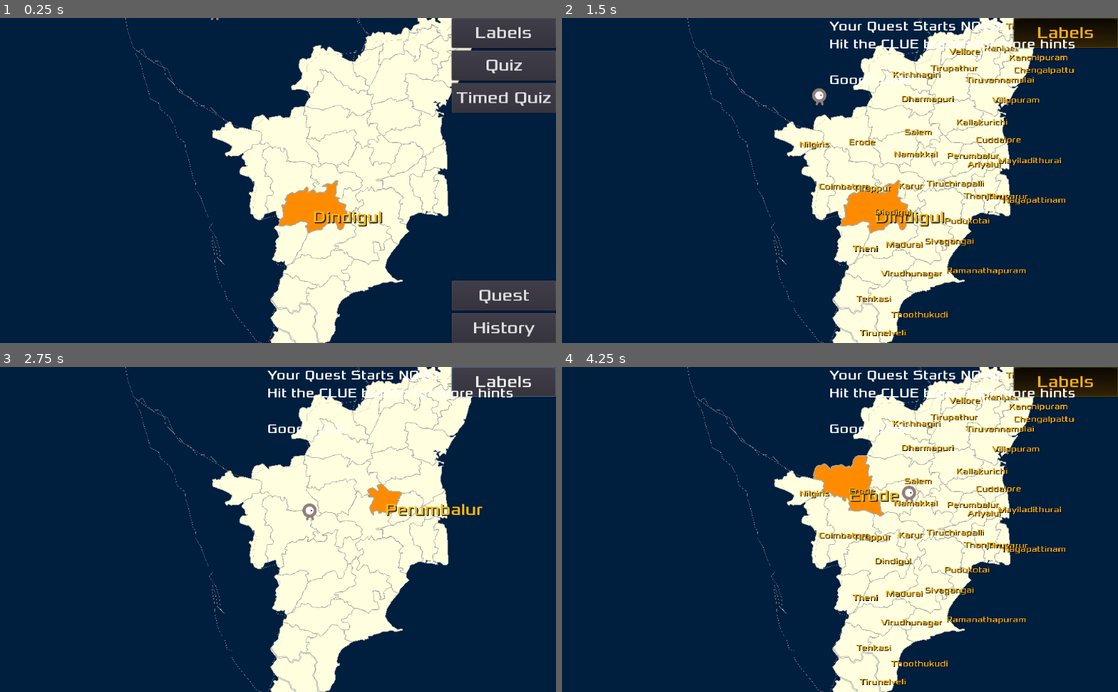
Above: before the commit, frames 1-4 (two rows, left to right).
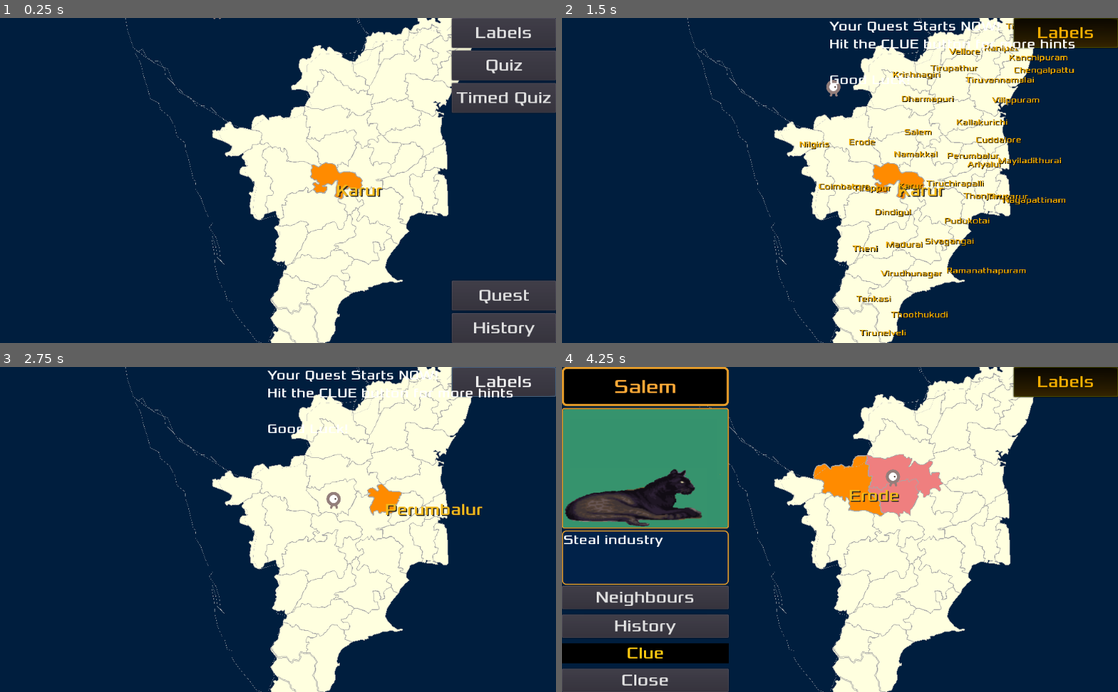
Above: after the commit, the same moments.

Repository: sharun-s/godot-tn
Game: Godot game, scene res://Node2D.tscn
Same seed, same stepped clock (60 frames per second), same inputs: the game is played once before the commit and once after it.
Inputs (mouse positions are in pixels of both pictures, inside the frame that each line leads up to):
- Up to frame 1 (0.25 s): no input
- Up to frame 2 (1.5 s): click "Quest" at 0.5 s; click "Labels" at 1.25 s
- Up to frame 3 (2.75 s): tap Enter at 2 s; drag from (389, 490) to (433, 393) at 2.02 s
- Up to frame 4 (4.25 s): drag from (995, 393) to (873, 510) at 2.77 s; move the mouse to (1023, 367) at 3.52 s; hold Right (ui_right) from 3.53 s (still down); tap Backspace at 3.6 s; click (1023, 367) at 3.67 s

The runs differ from the first frame. In frame 1, 2.1% of the frame differs, in the area x 37-69%, y 0-67%; in frame 2, 2.2%; in frame 3, 0.2%; in frame 4, 30%, in the area x 0-93%, y 0-100%.

Commit message:
Neighbours can be turned on off bug fix in prev commit in get_history current_year should have been cur_year

Diff:
--- a/InfoCenter.gd
+++ b/InfoCenter.gd
@@ -181,6 +181,7 @@
 	n.clear()
 	historytext=hist
 	n=neighbours
+	$VBoxContainer2/MarginContainer/Neighbours.pressed=false
 	$VBoxContainer/NameBox.text=district
 	$VBoxContainer/PanelContainer/imgbox.texture=dummyimg[int(rand_range(0, dummyimg.size()))]
 	if mode==state.NEW_QUEST:
--- a/InfoCenter.tscn
+++ b/InfoCenter.tscn
@@ -51,6 +51,19 @@
 [sub_resource type="DynamicFont" id=5]
 size = 24
 font_data = ExtResource( 2 )
+
+[sub_resource type="StyleBoxFlat" id=8]
+bg_color = Color( 0.47451, 0.913725, 0.647059, 1 )
+border_width_left = 10
+border_width_top = 10
+border_width_right = 10
+border_width_bottom = 10
+border_color = Color( 0.0823529, 0.552941, 0.4, 1 )
+border_blend = true
+corner_radius_top_left = 30
+corner_radius_top_right = 30
+corner_radius_bottom_right = 30
+corner_radius_bottom_left = 30
 
 [sub_resource type="DynamicFont" id=6]
 size = 30
@@ -137,7 +150,10 @@
 margin_bottom = 43.0
 size_flags_horizontal = 3
 size_flags_vertical = 3
+custom_styles/pressed = SubResource( 8 )
 custom_fonts/font = SubResource( 6 )
+custom_colors/font_color_pressed = Color( 0.0235294, 0.423529, 0.0235294, 1 )
+toggle_mode = true
 text = "Neighbours"
 
 [node name="history" type="Button" parent="VBoxContainer2/MarginContainer"]
@@ -171,6 +187,7 @@
 text = "Close"
 
 [connection signal="pressed" from="VBoxContainer2/MarginContainer/Neighbours" to="." method="_on_Neighbours_pressed"]
+[connection signal="toggled" from="VBoxContainer2/MarginContainer/Neighbours" to="." method="_on_Neighbours_toggled"]
 [connection signal="pressed" from="VBoxContainer2/MarginContainer/history" to="." method="_on_history_pressed"]
 [connection signal="pressed" from="VBoxContainer2/MarginContainer/clue" to="." method="_on_clue_pressed"]
 [connection signal="pressed" from="VBoxContainer2/MarginContainer/Back" to="." method="_on_Back_pressed"]
--- a/TN.gd
+++ b/TN.gd
@@ -100,7 +100,7 @@
 var deselect_color:=Color.lightyellow#Color("eeffcc88")
 var selected_color_right:=Color.lightgreen
 var selected_color_wrong:=Color.lightcoral
-var district_label_text_color:=Color('f6b016')
+var district_label_text_color:=Color('f6b000')
 var border_color=Color.darkgray#.black#Color.firebrick
 var border_width:=1
 var border_width_highlight:=5
@@ -224,11 +224,12 @@
 	addstateborder(keralaborder)
 	addstateborder(kaborder)
 	addstateborder(apborder)
+	var randstartidx=rng.randi_range(0,d.size()-1)
+	var startat = d.keys()[randstartidx]
 	$Camera2D.position=get_node('Dindigul').position
 	$Camera2D.zoom=Vector2(2.85, 2.85)
 	$Label.rect_scale=$Camera2D.zoom
-	path.append('Dindigul')
-
+	path.append(startat)
 
 var dhistory=[{
 	Salem=[['Salem', 'Dharmapuri', 'Namakkal', 'Krishnagiri'],Color.mediumspringgreen],
@@ -454,8 +455,7 @@
 	poly.color=selected_color
 	#selected_district_border_pts=PoolVector2Array(poly.polygon)
 	if show_neighbours:
-		var oa=sd.get_overlapping_areas()		#get_tree().set_group("dlabels", "visible", false)
-		#wait for set completion
+		var oa=sd.get_overlapping_areas()
 		var tmp=$Timer.wait_time
 		$Timer.start(.3)
 		yield($Timer, 'timeout')
@@ -472,6 +472,7 @@
 
 func deselect():
 	for district in d.keys():
+		get_node('lbl'+district).visible=false
 		get_node(district).get_child(0).color=deselect_color
 var cache={}
 func _draw():
@@ -838,7 +839,7 @@
 		if cur_year>=len(years):
 			histcache[dd]=text
 			return text
-		if dd in dhistory[current_year]:
+		if dd in dhistory[cur_year]:
 			if cur_year==0:
 				text='Created in ' + years[cur_year] +'\n'
 			else:
@@ -861,7 +862,7 @@
 		$HUD/Timed.hide()
 		$HUD/Learn.hide()
 		$HUD/Score.text='Your Quest Starts NOW!\nHit the CLUE button for more hints\n\nGood Luck!'
-		$HUD/Grid.reload(selected_district, neighbours(selected_district),get_history(selected_district), 0)
+		$HUD/Grid.reload(selected_district, neighbours(selected_district), get_history(selected_district), 0)
 		quest_in_progress=true
 		$HUD/Quest.hide()
 
@@ -878,10 +879,9 @@
 func _on_Gopal_hit(district):
 	if quest_in_progress:
 		$HUD/Score.text=''
-		$HUD/Grid.reload(district, neighbours(district),get_history(district), 1)
+		$HUD/Grid.reload(district, neighbours(district), get_history(district), 1)
 	else:
-		$HUD/Grid.reload(district, neighbours(district),get_history(district), 2) # non quest just show info without clue
-	get_history(district)
+		$HUD/Grid.reload(district, neighbours(district), get_history(district), 2) # non quest just show info without clue
 
 func _on_quest_over(turnstaken, cluessolved):
 	$HUD/Grid.hide()
@@ -896,7 +896,14 @@
 	get_node(d).get_child(0).color=selected_color_wrong
 
 func _on_Grid_show_neighbours(show):
-	for i in neighbours(selected_district):
-		get_node('lbl'+i).visible=true
-		get_node(i).get_child(0).color=deselect_color.blend("aa66aa22")
-	update()
+	if show:
+		for i in neighbours(selected_district):
+			get_node('lbl'+i).visible=true
+			get_node(i).get_child(0).color=deselect_color.blend("79e9a5")
+	else:
+		for district in d.keys():
+			get_node('lbl'+district).visible=false
+			if district != selected_district:
+				get_node(district).get_child(0).color=deselect_color
+
+	#update()
Not shown: 1 places in InfoCenter.tscn that only renumber resources
